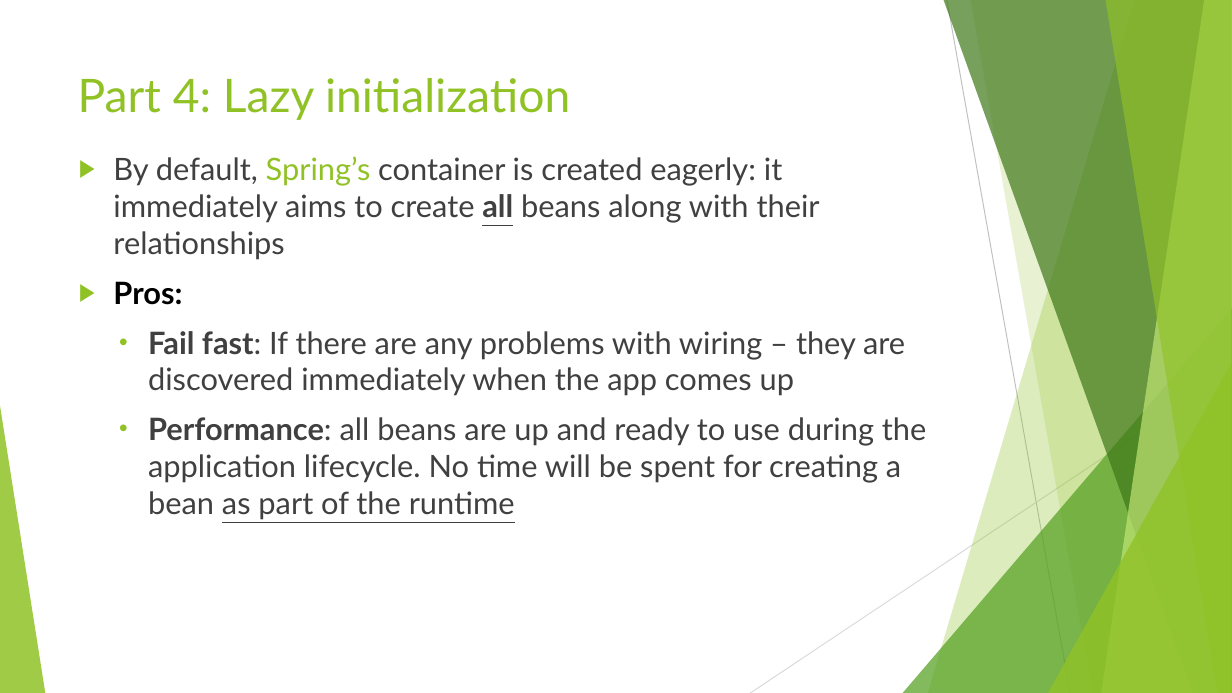
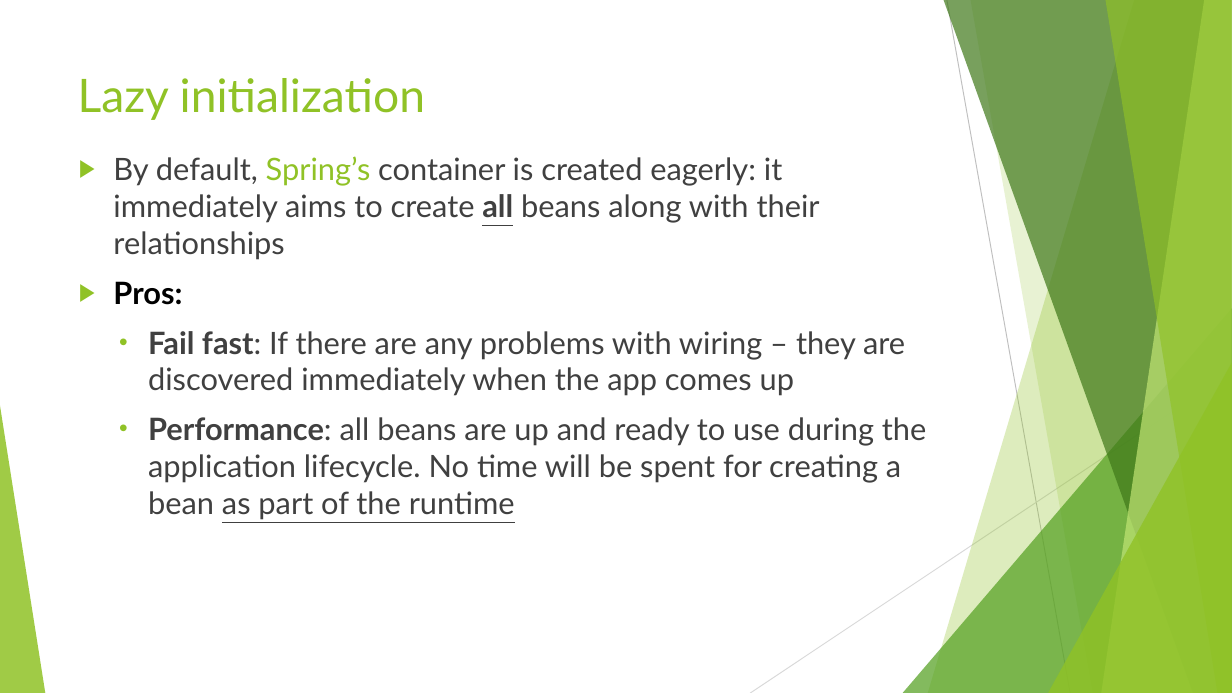
Before and after one commit to idanshal/sb-todo-app-tdp, a slide deck: slide 39 of course_data/presentations/practical_spring_boot_for_tdp_02.pptx (slide 46 before the commit). Drawn at 1232x693 pixels with LibreOffice and Linux fonts; fonts in the diff are those of the drawing. Boxes give left, top, right and bottom in pixels: in the first picture for what was removed or moved away, otherwise in the second. Text is boxed around its words. In the diff, an @@ line names an element or a change of style, - is before the commit and + after.

```diff
--- a/course_data/presentations/practical_spring_boot_for_tdp_02.pptx
+++ b/course_data/presentations/practical_spring_boot_for_tdp_02.pptx
@@ title at [78,78,425,120]: text changed @@
-Part 4: Lazy initialization
+Lazy initialization
```
Also in this commit, not shown: 5 other slides changed, 7 slides removed, 1 other file.
